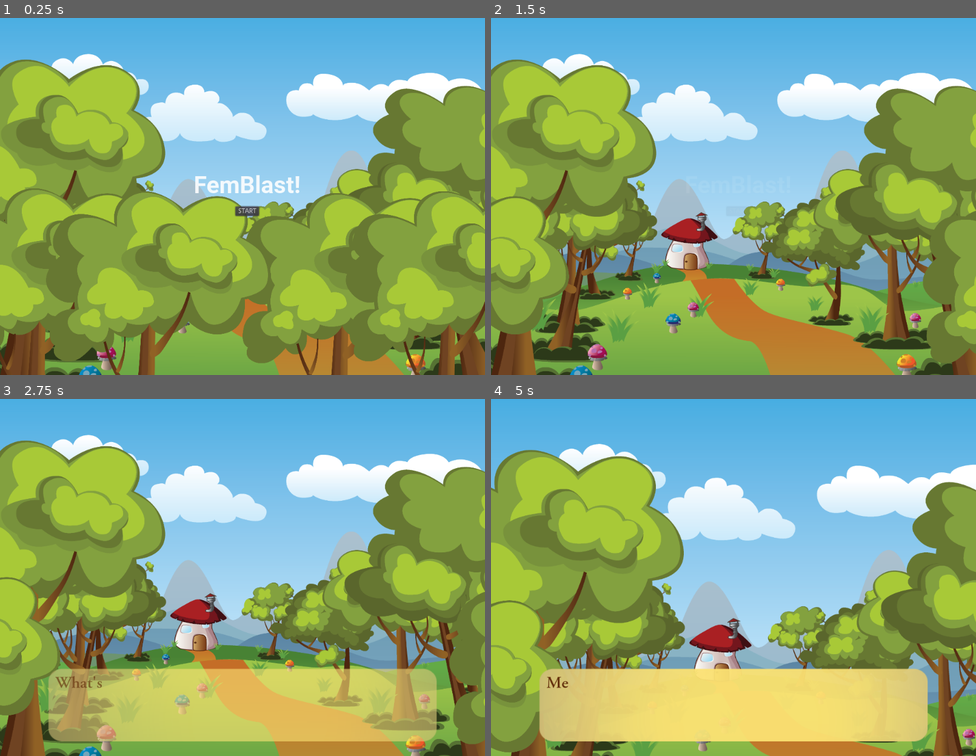
Above: before the commit, frames 1-4 (two rows, left to right).
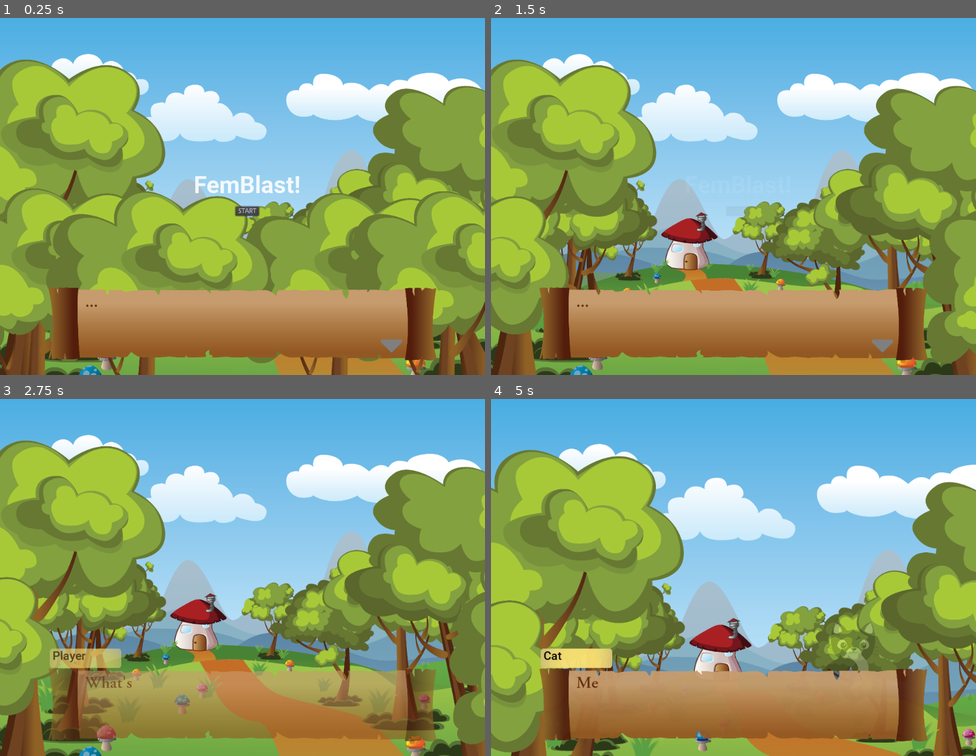
Above: after the commit, the same moments.

Repository: kleimaj/gaming-club-dev
Game: Godot game, scene res://Scenes/Cutscene/Intro.tscn
Two runs of this game, one before a commit and one after it. Both use one fixed random seed, a clock stepped at 60 frames per second and the inputs below. This scene is started directly instead of the project's main scene.
Inputs (mouse positions are in pixels of both pictures, inside the frame that each line leads up to):
- Up to frame 1 (0.25 s): no input
- Up to frame 2 (1.5 s): click "START" at 0.5 s; click "START" at 1.25 s
- Up to frame 3 (2.75 s): tap Enter (ui_accept) at 2, 2.1, 2.27, 2.57 s; move the mouse to (349, 559) at 2.02 s; hold D (forward) from 2.03 s (still down); click (349, 559) at 2.17 s
- Up to frame 4 (5 s): move the mouse to (636, 595) at 2.77 s; release D (forward) at 2.78 s; hold A (back) 2.78-3.53 s; tap Mouse wheel up (ZoomIn) at 2.85 s; tap Enter (ui_accept) at 3.02, 3.05, 3.32, 3.8, 4.52, 4.55, 4.82 s; move the mouse to (782, 498) at 3.52 s; hold Mouse wheel down (ZoomOut) 3.53-4.28 s; hold D (forward) from 3.53 s (still down); move the mouse to (709, 648) at 4.27 s; click (709, 648) at 4.35 s

The runs differ from the first frame. In frame 1, 15% of the frame differs, in the area x 10-90%, y 75-96%; in frame 2, 14%; in frame 3, 17%; in frame 4, 18%, in the area x 10-91%, y 62-96%.

Commit message:
adds CatRect sprite to dialogue box

Diff:
--- a/Scenes/Cutscene/DialogueBox.tscn
+++ b/Scenes/Cutscene/DialogueBox.tscn
@@ -1,9 +1,12 @@
-[gd_scene load_steps=8 format=2]
+[gd_scene load_steps=14 format=2]
 
 [ext_resource path="res://Scripts/DialogueBox.gd" type="Script" id=1]
-[ext_resource path="res://Assets/GFX/cutscene/DialogueBox/dialogue box.png" type="Texture" id=2]
+[ext_resource path="res://Assets/GFX/cutscene/DialogueBox/Background.png" type="Texture" id=2]
 [ext_resource path="res://Assets/GFX/cutscene/DialogueBox/indicator.svg" type="Texture" id=3]
 [ext_resource path="res://Fonts/Adobe Garamond Pro Semibold.otf" type="DynamicFontData" id=4]
+[ext_resource path="res://Fonts/Roboto-Medium.ttf" type="DynamicFontData" id=5]
+[ext_resource path="res://Assets/GFX/cutscene/DialogueBox/dialogue box.png" type="Texture" id=6]
+[ext_resource path="res://Assets/GFX/cutscene/Cat.png" type="Texture" id=7]
 
 [sub_resource type="DynamicFont" id=1]
 size = 35
@@ -26,6 +29,11 @@
 "values": [ Vector2( 755.986, 116.055 ), Vector2( 755.986, 106.055 ) ]
 }
 
+[sub_resource type="DynamicFont" id=5]
+size = 25
+use_filter = true
+font_data = ExtResource( 5 )
+
 [sub_resource type="Animation" id=3]
 resource_name = "fade-in"
 tracks/0/type = "value"
@@ -39,6 +47,36 @@
 "transitions": PoolRealArray( 1, 1 ),
 "update": 0,
 "values": [ Color( 1, 1, 1, 0 ), Color( 1, 1, 1, 1 ) ]
+}
+
+[sub_resource type="Animation" id=6]
+resource_name = "fade-in-cat"
+tracks/0/type = "value"
+tracks/0/path = NodePath("CatRect:modulate")
+tracks/0/interp = 1
+tracks/0/loop_wrap = true
+tracks/0/imported = false
+tracks/0/enabled = true
+tracks/0/keys = {
+"times": PoolRealArray( 0.1, 1 ),
+"transitions": PoolRealArray( 1, 1 ),
+"update": 0,
+"values": [ Color( 1, 1, 1, 0 ), Color( 1, 1, 1, 1 ) ]
+}
+
+[sub_resource type="Animation" id=4]
+resource_name = "fade-out"
+tracks/0/type = "value"
+tracks/0/path = NodePath(".:modulate")
+tracks/0/interp = 1
+tracks/0/loop_wrap = true
+tracks/0/imported = false
+tracks/0/enabled = true
+tracks/0/keys = {
+"times": PoolRealArray( 0.1, 1 ),
+"transitions": PoolRealArray( 1, 1 ),
+"update": 0,
+"values": [ Color( 1, 1, 1, 1 ), Color( 1, 1, 1, 0 ) ]
 }
 
 [node name="DialogueBox" type="Control"]
@@ -55,31 +93,48 @@
 "_edit_use_anchors_": false
 }
 
+[node name="CatRect" type="TextureRect" parent="."]
+visible = false
+modulate = Color( 1, 1, 1, 0 )
+anchor_left = 1.0
+anchor_right = 1.0
+margin_left = -279.082
+margin_top = -99.408
+margin_right = -76.0815
+margin_bottom = 105.592
+texture = ExtResource( 7 )
+expand = true
+__meta__ = {
+"_edit_use_anchors_": false
+}
+
 [node name="TextureRect" type="TextureRect" parent="."]
 anchor_right = 1.0
 anchor_bottom = 1.0
-texture = ExtResource( 2 )
+texture = ExtResource( 6 )
 expand = true
+__meta__ = {
+"_edit_use_anchors_": false
+}
 
 [node name="RichTextLabel" type="RichTextLabel" parent="."]
 anchor_right = 1.0
 anchor_bottom = 1.0
 margin_left = 78.0
 margin_top = 15.0
-margin_right = -72.0
+margin_right = -78.0
 margin_bottom = -15.0
 custom_fonts/normal_font = SubResource( 1 )
 custom_colors/default_color = Color( 0.368627, 0.160784, 0.027451, 1 )
 bbcode_enabled = true
-bbcode_text = "Lorem ipsum lorum ricksum. Lorem ipsum lorum ricksum. Lorem ipsum lorum ricksum. Lorem ipsum lorum ricksum. "
-text = "Lorem ipsum lorum ricksum. Lorem ipsum lorum ricksum. Lorem ipsum lorum ricksum. Lorem ipsum lorum ricksum. "
+bbcode_text = "..."
+text = "..."
 __meta__ = {
 "_edit_use_anchors_": false
 }
 
 [node name="Indicator" type="Sprite" parent="."]
-visible = false
-position = Vector2( 755.986, 116.055 )
+position = Vector2( 724.557, 104.83 )
 scale = Vector2( 0.16, 0.16 )
 texture = ExtResource( 3 )
 
@@ -89,15 +144,30 @@
 [node name="Tween" type="Tween" parent="."]
 
 [node name="NameRect" type="TextureRect" parent="."]
-margin_right = 40.0
-margin_bottom = 40.0
+visible = false
+margin_left = 3.0
+margin_top = -42.0
+margin_right = 154.0
+margin_bottom = -1.0
+texture = ExtResource( 2 )
+expand = true
+__meta__ = {
+"_edit_use_anchors_": false
+}
 
 [node name="NameText" type="RichTextLabel" parent="NameRect"]
-margin_right = 40.0
+margin_left = 6.0
+margin_right = 149.0
 margin_bottom = 40.0
+custom_fonts/normal_font = SubResource( 5 )
+custom_colors/default_color = Color( 0, 0, 0, 1 )
 bbcode_enabled = true
 bbcode_text = "Name"
 text = "Name"
 
 [node name="AnimationPlayer" type="AnimationPlayer" parent="."]
 anims/fade-in = SubResource( 3 )
+anims/fade-in-cat = SubResource( 6 )
+anims/fade-out = SubResource( 4 )
+[connection signal="tween_completed" from="Tween" to="." method="_on_Tween_tween_completed"]
+[connection signal="animation_finished" from="AnimationPlayer" to="." method="_on_AnimationPlayer_animation_finished"]
--- a/Scenes/Cutscene/Intro.tscn
+++ b/Scenes/Cutscene/Intro.tscn
@@ -1,64 +1,10 @@
-[gd_scene load_steps=17 format=2]
-
+[gd_scene load_steps=10 format=2]
+
+[ext_resource path="res://Scenes/Cutscene/DialogueBox.tscn" type="PackedScene" id=1]
 [ext_resource path="res://Assets/GFX/cutscene/Env01.png" type="Texture" id=2]
 [ext_resource path="res://Assets/GFX/cutscene/bush.png" type="Texture" id=3]
 [ext_resource path="res://Scenes/Cutscene/Intro.gd" type="Script" id=4]
 [ext_resource path="res://Fonts/Roboto-Bold.ttf" type="DynamicFontData" id=5]
-[ext_resource path="res://Scripts/DialogueBox.gd" type="Script" id=6]
-[ext_resource path="res://Assets/GFX/cutscene/DialogueBox/Background.png" type="Texture" id=7]
-[ext_resource path="res://Assets/GFX/cutscene/DialogueBox/indicator.svg" type="Texture" id=8]
-[ext_resource path="res://Fonts/Adobe Garamond Pro Semibold.otf" type="DynamicFontData" id=9]
-
-[sub_resource type="DynamicFont" id=1]
-size = 35
-use_filter = true
-font_data = ExtResource( 9 )
-
-[sub_resource type="Animation" id=2]
-resource_name = "IDLE"
-loop = true
-tracks/0/type = "value"
-tracks/0/path = NodePath(".:position")
-tracks/0/interp = 1
-tracks/0/loop_wrap = true
-tracks/0/imported = false
-tracks/0/enabled = true
-tracks/0/keys = {
-"times": PoolRealArray( 0, 0.4 ),
-"transitions": PoolRealArray( 1, 1 ),
-"update": 0,
-"values": [ Vector2( 755.986, 116.055 ), Vector2( 755.986, 106.055 ) ]
-}
-
-[sub_resource type="Animation" id=3]
-resource_name = "fade-in"
-tracks/0/type = "value"
-tracks/0/path = NodePath(".:modulate")
-tracks/0/interp = 1
-tracks/0/loop_wrap = true
-tracks/0/imported = false
-tracks/0/enabled = true
-tracks/0/keys = {
-"times": PoolRealArray( 0, 1 ),
-"transitions": PoolRealArray( 1, 1 ),
-"update": 0,
-"values": [ Color( 1, 1, 1, 0 ), Color( 1, 1, 1, 1 ) ]
-}
-
-[sub_resource type="Animation" id=7]
-resource_name = "fade-out"
-tracks/0/type = "value"
-tracks/0/path = NodePath(".:modulate")
-tracks/0/interp = 1
-tracks/0/loop_wrap = true
-tracks/0/imported = false
-tracks/0/enabled = true
-tracks/0/keys = {
-"times": PoolRealArray( 0.1, 1 ),
-"transitions": PoolRealArray( 1, 1 ),
-"update": 0,
-"values": [ Color( 1, 1, 1, 1 ), Color( 1, 1, 1, 0 ) ]
-}
 
 [sub_resource type="DynamicFont" id=4]
 size = 50
@@ -231,72 +177,7 @@
 scale = Vector2( 0.294413, 0.294413 )
 texture = ExtResource( 3 )
 
-[node name="DialogueBox" type="Control" parent="CanvasLayer"]
-modulate = Color( 1, 1, 1, 0 )
-anchor_left = 0.5
-anchor_top = 1.0
-anchor_right = 0.5
-anchor_bottom = 1.0
-margin_left = -410.0
-margin_top = -185.0
-margin_right = 410.0
-margin_bottom = -31.0
-script = ExtResource( 6 )
-__meta__ = {
-"_edit_use_anchors_": false
-}
-
-[node name="TextureRect" type="TextureRect" parent="CanvasLayer/DialogueBox"]
-anchor_right = 1.0
-anchor_bottom = 1.0
-texture = ExtResource( 7 )
-expand = true
-__meta__ = {
-"_edit_use_anchors_": false
-}
-
-[node name="RichTextLabel" type="RichTextLabel" parent="CanvasLayer/DialogueBox"]
-anchor_right = 1.0
-anchor_bottom = 1.0
-margin_left = 15.0
-margin_top = 15.0
-margin_right = -15.0
-margin_bottom = -15.0
-custom_fonts/normal_font = SubResource( 1 )
-custom_colors/default_color = Color( 0.368627, 0.160784, 0.027451, 1 )
-bbcode_enabled = true
-bbcode_text = "..."
-text = "..."
-__meta__ = {
-"_edit_use_anchors_": false
-}
-
-[node name="Indicator" type="Sprite" parent="CanvasLayer/DialogueBox"]
-position = Vector2( 755.986, 116.015 )
-scale = Vector2( 0.16, 0.16 )
-texture = ExtResource( 8 )
-
-[node name="AnimationPlayer" type="AnimationPlayer" parent="CanvasLayer/DialogueBox/Indicator"]
-anims/IDLE = SubResource( 2 )
-
-[node name="Tween" type="Tween" parent="CanvasLayer/DialogueBox"]
-
-[node name="NameRect" type="TextureRect" parent="CanvasLayer/DialogueBox"]
-visible = false
-margin_right = 40.0
-margin_bottom = 40.0
-
-[node name="NameText" type="RichTextLabel" parent="CanvasLayer/DialogueBox/NameRect"]
-visible = false
-margin_right = 40.0
-margin_bottom = 40.0
-bbcode_enabled = true
-bbcode_text = "Name"
-text = "Name"
-
-[node name="AnimationPlayer" type="AnimationPlayer" parent="CanvasLayer/DialogueBox"]
-anims/fade-in = SubResource( 3 )
-anims/fade-out = SubResource( 7 )
+[node name="DialogueBox" parent="CanvasLayer" instance=ExtResource( 1 )]
 
 [node name="CenterContainer" type="VBoxContainer" parent="CanvasLayer"]
 modulate = Color( 1, 1, 1, 0.888889 )
@@ -350,7 +231,5 @@
 anims/FadeOutCanvas = SubResource( 5 )
 anims/MoveTrees = SubResource( 6 )
 anims/zoom-in = SubResource( 8 )
-[connection signal="tween_completed" from="CanvasLayer/DialogueBox/Tween" to="CanvasLayer/DialogueBox" method="_on_Tween_tween_completed"]
-[connection signal="animation_finished" from="CanvasLayer/DialogueBox/AnimationPlayer" to="CanvasLayer/DialogueBox" method="_on_AnimationPlayer_animation_finished"]
 [connection signal="pressed" from="CanvasLayer/CenterContainer/ButtonContainer/Button" to="." method="_on_Button_pressed"]
 [connection signal="animation_finished" from="AnimationPlayer" to="." method="_on_AnimationPlayer_animation_finished"]
--- a/Scripts/DialogueBox.gd
+++ b/Scripts/DialogueBox.gd
@@ -93,6 +93,9 @@
 		if dialog_dics[dialog_index].name != null:
 			$NameRect.show()
 			$NameRect/NameText.bbcode_text = dialog_dics[dialog_index].name
+			if dialog_dics[dialog_index].name == "Cat":
+				$CatRect.show()
+				$AnimationPlayer.play("fade-in-cat")
 		else:
 			$NameRect.hide()
 		$RichTextLabel.bbcode_text = dialog_dics[dialog_index].content
